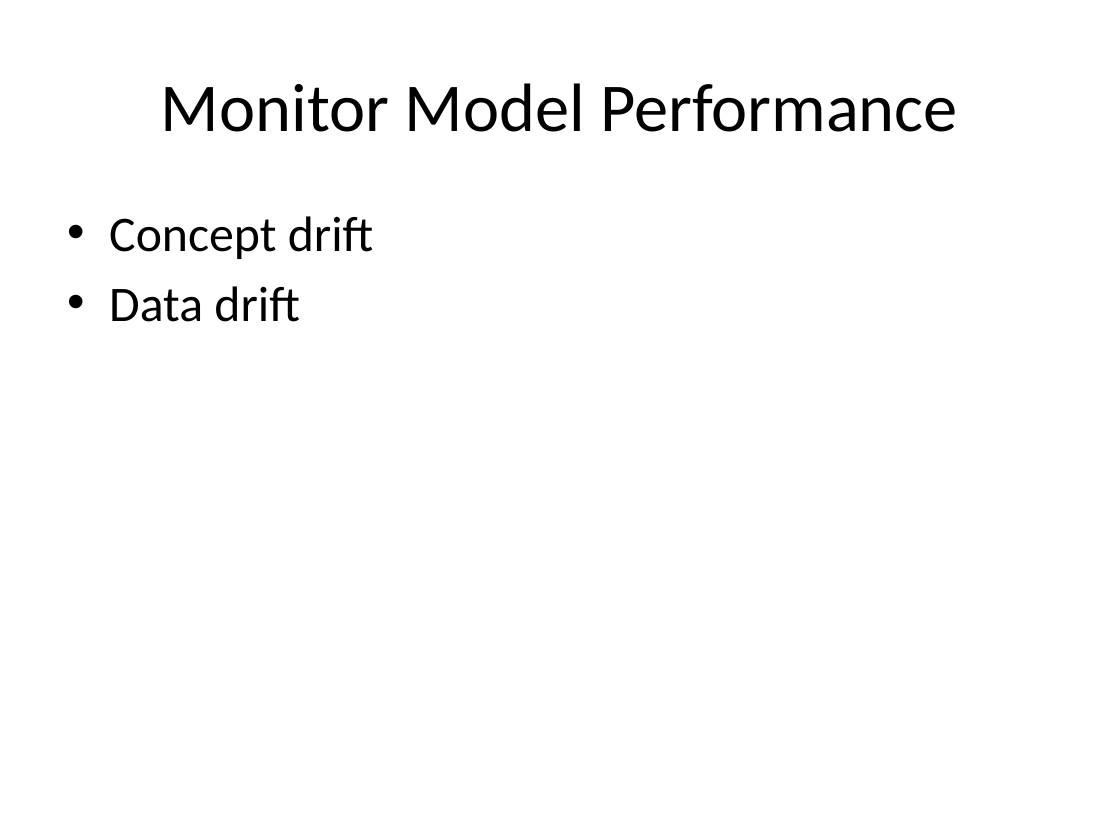
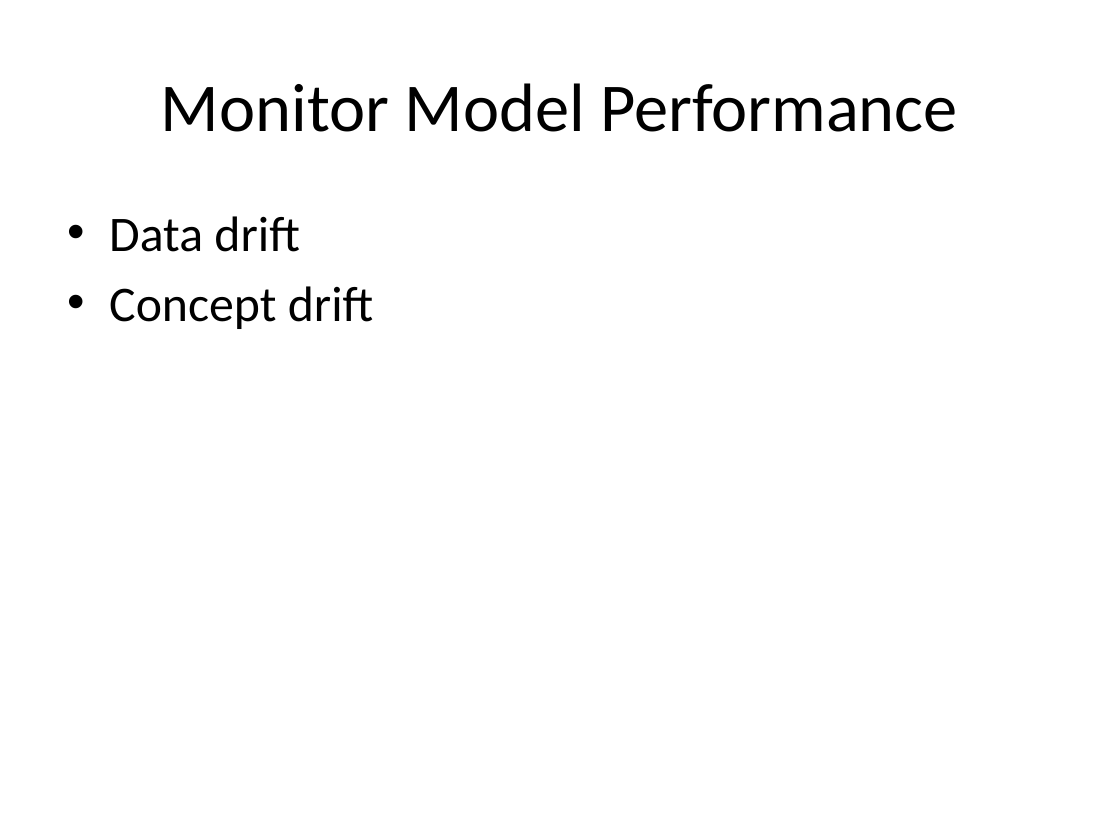
Before and after one commit to look4pritam/ArtificialIntelligence, a slide deck: slide 42 of MLLifeCycle/MachineLearningProjectLifecycle.pptx (slide 36 before the commit). Drawn at 1120x840 pixels with LibreOffice and Linux fonts; fonts in the diff are those of the drawing. Boxes give left, top, right and bottom in pixels: in the first picture for what was removed or moved away, otherwise in the second. Text is boxed around its words. In the diff, an @@ line names an element or a change of style, - is before the commit and + after.

```diff
--- a/MLLifeCycle/MachineLearningProjectLifecycle.pptx
+++ b/MLLifeCycle/MachineLearningProjectLifecycle.pptx
@@ text at [109,216,299,252]: paragraph added @@
+• Data drift
@@ text at [109,286,299,322]: paragraph removed @@
-• Data drift
```
Also in this commit, not shown: 8 other slides changed, 7 slides added, 1 slide removed.
